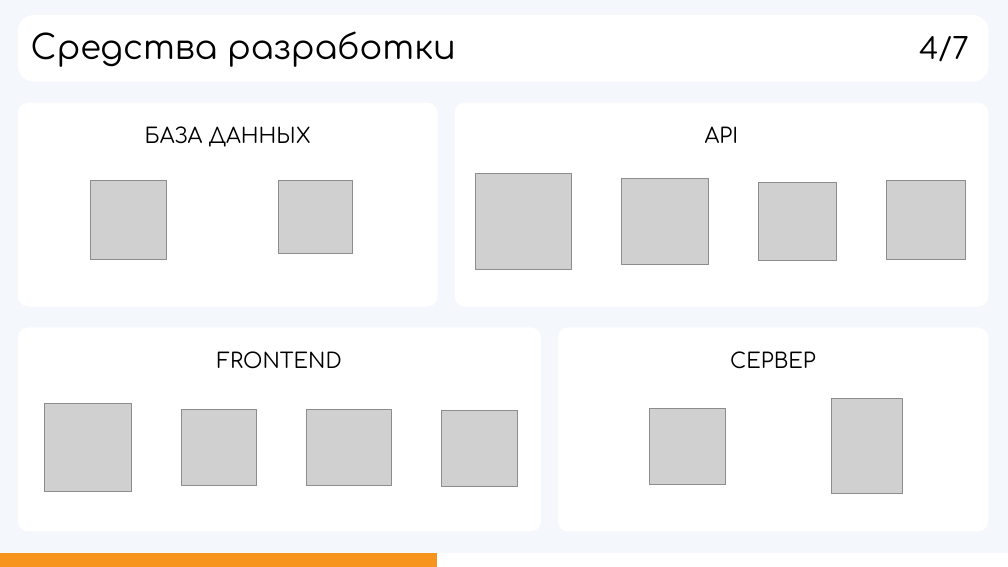
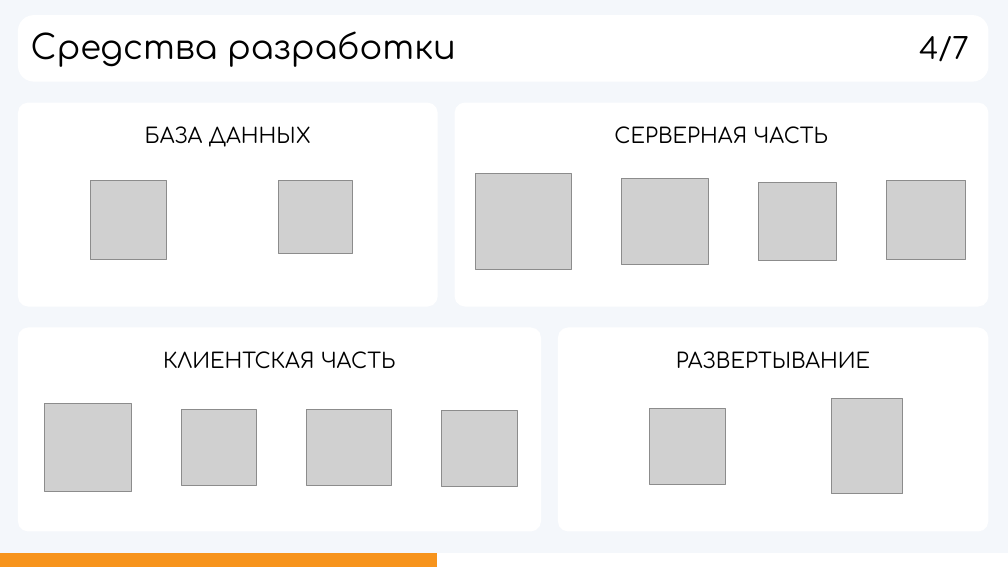
Before and after one commit to hhallva/cmdnt-website, a slide deck: slide 4 of ДП/Презентация/Презентация.pptx. Drawn at 1008x567 pixels with LibreOffice and Linux fonts; fonts in the diff are those of the drawing; grey boxes stand for pictures; background and template pictures are left out. Boxes give left, top, right and bottom in pixels: in the first picture for what was removed or moved away, otherwise in the second. Text is boxed around its words. In the diff, an @@ line names an element or a change of style, - is before the commit and + after.

```diff
--- a/ДП/Презентация/Презентация.pptx
+++ b/ДП/Презентация/Презентация.pptx
@@ text at [614,126,828,144]: text changed @@
-API
+СЕРВЕРНАЯ ЧАСТЬ
@@ text at [163,351,396,369]: text changed @@
-FRONTEND
+КЛИЕНТСКАЯ ЧАСТЬ
@@ text at [676,351,871,368]: text changed @@
-СЕРВЕР
+РАЗВЕРТЫВАНИЕ
```
Also in this commit, not shown: 4 other slides changed, 18 other files.
